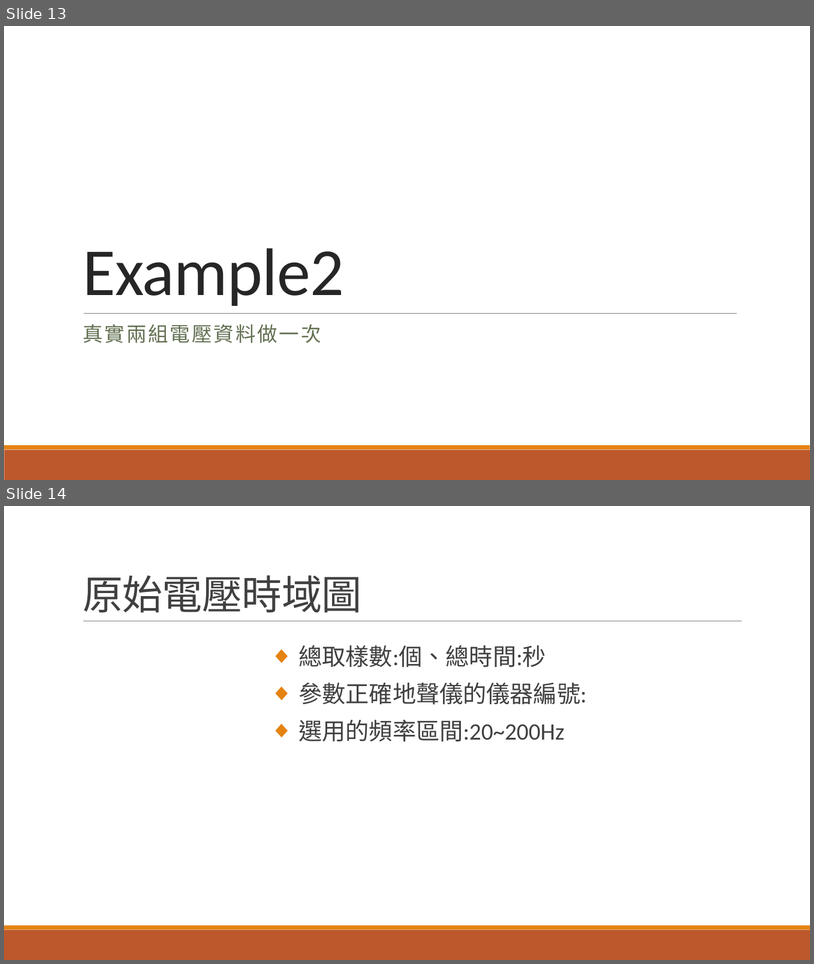
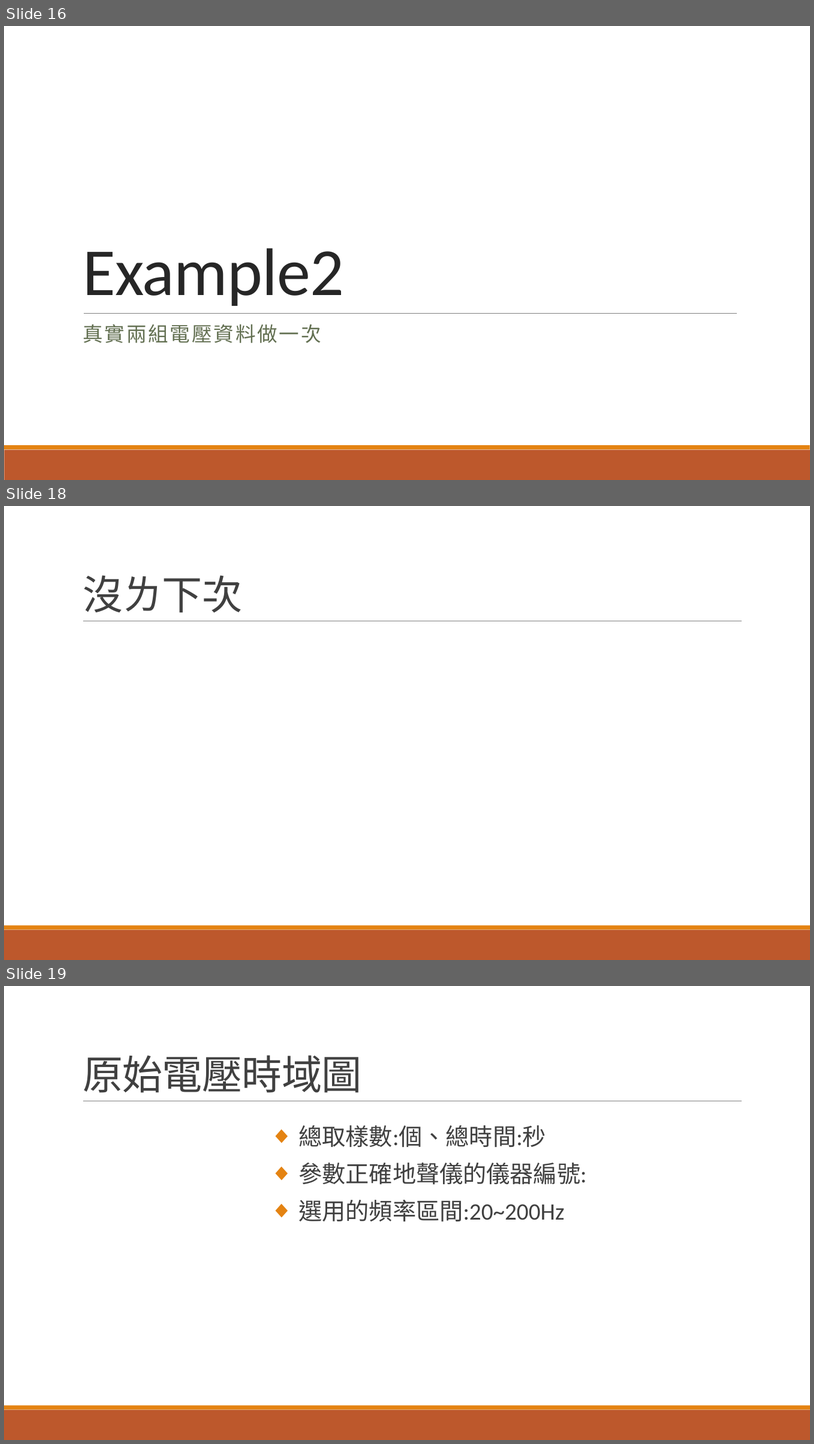
Before and after one commit to r889165/BackUpThesis, a slide deck: Geophone_Calibration/地聲儀求參數.pptx. Shown one above the other, each under a label of ours: slides 13 and 14 before the commit, slides 16, 18 and 19 after it; the slides between them are not shown. The pictures are 814x964 and 814x1444 pixels, drawn with LibreOffice and Linux fonts; fonts in the diff are those of the drawing. Boxes give left, top, right and bottom in pixels: in the first picture for what was removed or moved away, otherwise in the second. Text is boxed around its words. In the diff, an @@ line names an element or a change of style, - is before the commit and + after.

```diff
--- a/Geophone_Calibration/地聲儀求參數.pptx
+++ b/Geophone_Calibration/地聲儀求參數.pptx
@@ slide 18 added at [4, 506, 810, 960], background #FFFFFF; not listed: 3 template elements that a slide beside it also shows @@
@@ title added at [83, 575, 243, 613], 48 pt, text #404040 @@
+沒ㄌ下次
@@ what was slide 13 is now slide 16 @@
@@ what was slide 14 is now slide 19 @@
```
Also in this commit, not shown: 7 slides changed, 4 other slides added, 3 other files.
